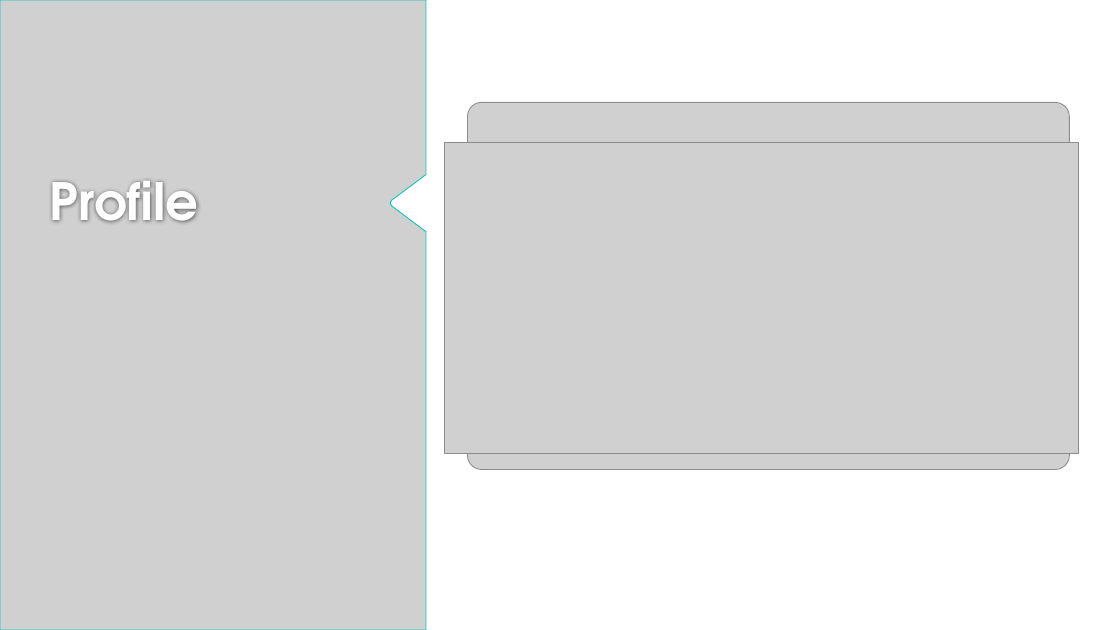
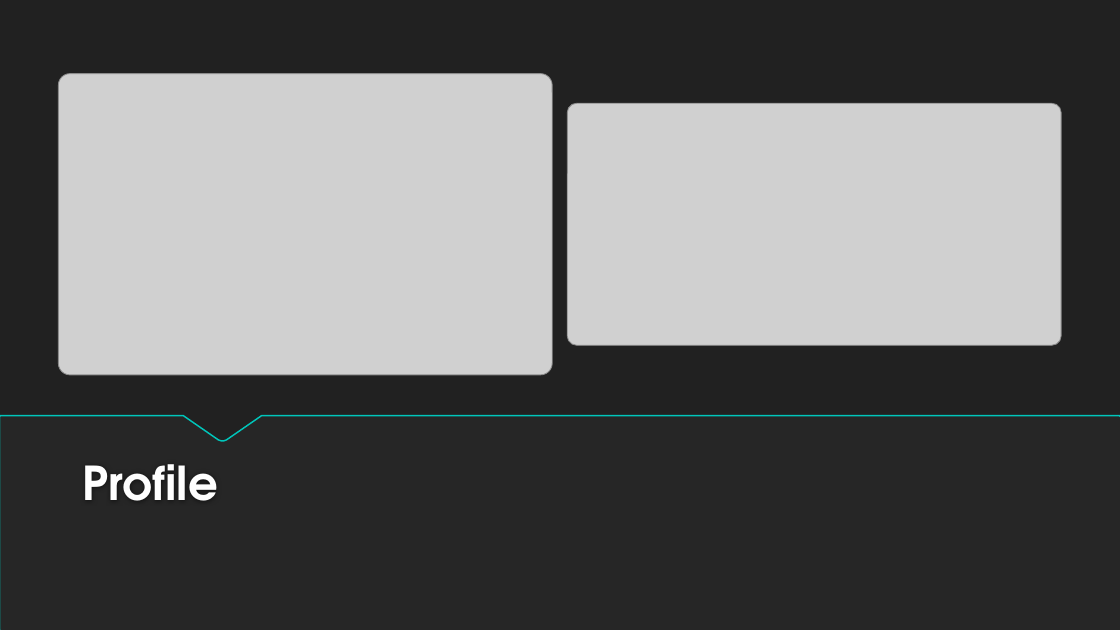
Before and after one commit to js52568/final-webapp, a slide deck: slide 13 of SPORTEVE – A WEB APPLICATION FOR ORGANIZING SPORTING.pptx. Drawn at 1120x630 pixels with LibreOffice and Linux fonts; fonts in the diff are those of the drawing; grey boxes stand for pictures; background and template pictures are left out. Boxes give left, top, right and bottom in pixels: in the first picture for what was removed or moved away, otherwise in the second. Text is boxed around its words. In the diff, an @@ line names an element or a change of style, - is before the commit and + after.

```diff
--- a/SPORTEVE – A WEB APPLICATION FOR ORGANIZING SPORTING.pptx
+++ b/SPORTEVE – A WEB APPLICATION FOR ORGANIZING SPORTING.pptx
@@ background #FFFFFF to #212121 @@
@@ picture removed at box(0, 0, 426, 630) @@
@@ picture: place and size @@
-picture at box(467, 103, 1070, 470)
+picture at box(58, 74, 552, 376)
@@ picture: place and size @@
-picture at box(444, 142, 1079, 453)
+picture at box(567, 103, 1061, 345)
@@ freeform shape added at box(0, 416, 1120, 630), fill #262626, outline #00C6BB 1.25 pt @@
@@ triangle added at box(0, 417, 520, 630), fill #262626 @@
@@ triangle added at box(442, 417, 1120, 630), fill #262626 @@
@@ title "Profile": place and size @@
-title "Profile" at box(50, 181, 199, 222)
+title "Profile" at box(83, 464, 218, 501)
@@ title "Profile" at box(83, 464, 218, 501): size 44 to 40 pt; vertical alignment top to bottom @@
```
Also in this commit, not shown: 9 other slides changed, 1 other file.
